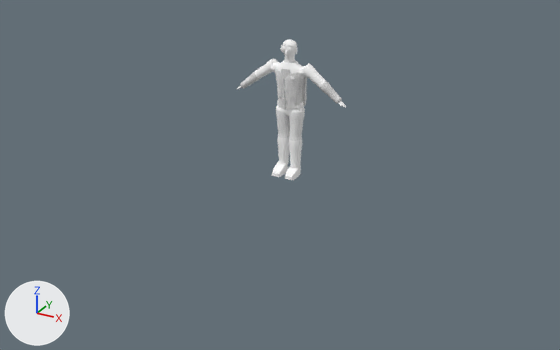
An edit to the Blender file ArtSource/Supermarket/Cashier/Blender/SupermarketCashier3D.blend, drawn before and after from the same camera.
Camera for both pictures: a 50 mm lens placed at (4.35, -8.18, 4.02), pointed at (-0.08, -0.12, -0.01). The lights are fixed; the arrows at lower left show +X, +Y and +Z. The older version comes first.
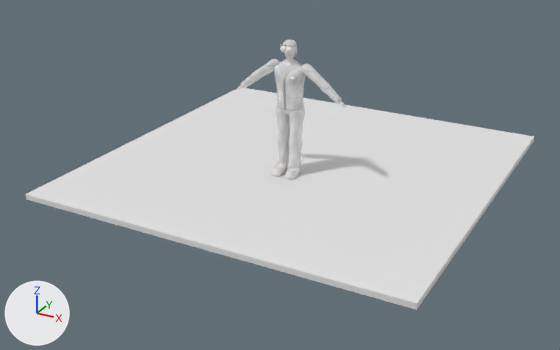
Pixel boxes (x1, y1, x2, y2) of what changed, in the pictures (560 x 350 px):
'CashierPreviewGround', added: after (25, 88, 534, 310)
'CLO_VestFront.L', surface changed: (286, 72, 304, 110) in both
'GEO_Thigh.L', surface changed: (289, 109, 305, 141) in both
'GEO_Torso', surface changed: (277, 61, 305, 104) in both
'CLO_VestFront.R', surface changed: (276, 69, 285, 110) in both
'GEO_UpperArm.L', surface changed: (302, 64, 326, 88) in both
'GEO_Shin.R', surface changed: (277, 137, 290, 165) in both
'GEO_UpperArm.R', surface changed: (255, 59, 278, 79) in both
'GEO_Forearm.L', surface changed: (320, 81, 342, 104) in both
'GEO_Foot.R', surface changed: (272, 161, 288, 177) in both
'GEO_Foot.L', surface changed: (285, 165, 301, 179) in both
'GEO_Forearm.R', surface changed: (240, 71, 259, 88) in both
'CLO_VestBack', surface changed: (279, 62, 308, 106) in both
'GEO_Head', surface changed: (283, 45, 296, 58) in both
'GEO_Pelvis', surface changed: (277, 105, 304, 116) in both
'CLO_ShirtBib', surface changed: (281, 65, 290, 79) in both
'HAIR_FlatCombover', surface changed: (283, 40, 297, 47) in both
'GEO_Neck', surface changed: (285, 56, 295, 62) in both
'CLO_Belt', surface changed: (277, 101, 304, 108) in both
'CLO_TightCollar', surface changed: (284, 59, 296, 63) in both
'FACE_EyeWhite.R', surface changed: (280, 46, 286, 52) in both
'GEO_Hand.L', surface changed: (339, 101, 346, 108) in both
'CLO_ShoeSole.R', surface changed: (271, 171, 287, 177) in both
'FACE_Nose', surface changed: (285, 50, 288, 55) in both

Edits to the bpy script that builds the scene:
```text
Change mat_mat_player3dlit:
    where n1 = _N.new('ShaderNodeBsdfPrincipled'); n1.name = 'Principled BSDF'
    remove n1.inputs[2].default_value = 0.86  # 'Roughness'
    where n3 = _N.new('ShaderNodeTexImage'); n3.name = 'Image Texture'
    remove n3.interpolation = 'Closest'
    add n5 = _N.new('ShaderNodeMath'); n5.name = 'Math'
    add n5.operation = 'MULTIPLY'
    add n5.inputs[1].default_value = 0.001  # 'Value'
    where n2 = _N.new('ShaderNodeObjectInfo'); n2.name = 'Object Info'
    add _L.new(n2.outputs[3], n5.inputs[0])  # 'Object Index' to 'Value'
    add _L.new(n5.outputs[0], n1.inputs[2])  # 'Value' to 'Roughness'
Add mat_mat_cashierpreviewground:
    mat_mat_cashierpreviewground = principled_material('MAT_CashierPreviewGround')
    mat_mat_cashierpreviewground.base_color = (0.8, 0.8, 0.8)  # white #e7e7e7
Add me_cashierpreviewground_mesh:
    me_cashierpreviewground_mesh.from_pydata(...)  # a box spanning x -2.5..2.5, y -2.15..2.85, z -0.07..0.0
    me_cashierpreviewground_mesh.materials.append(mat_mat_cashierpreviewground)  # white #e7e7e7
Add ob_cashierpreviewground:
    ob_cashierpreviewground = bpy.data.objects.new('CashierPreviewGround', me_cashierpreviewground_mesh)
    ob_cashierpreviewground.location = (0.0, 0.0, 0.0)
```
